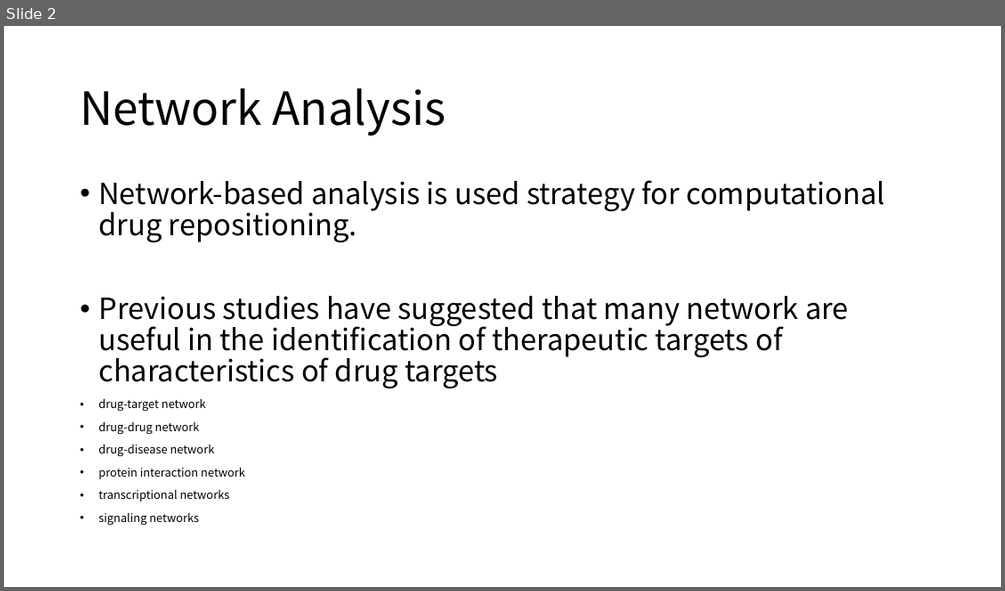
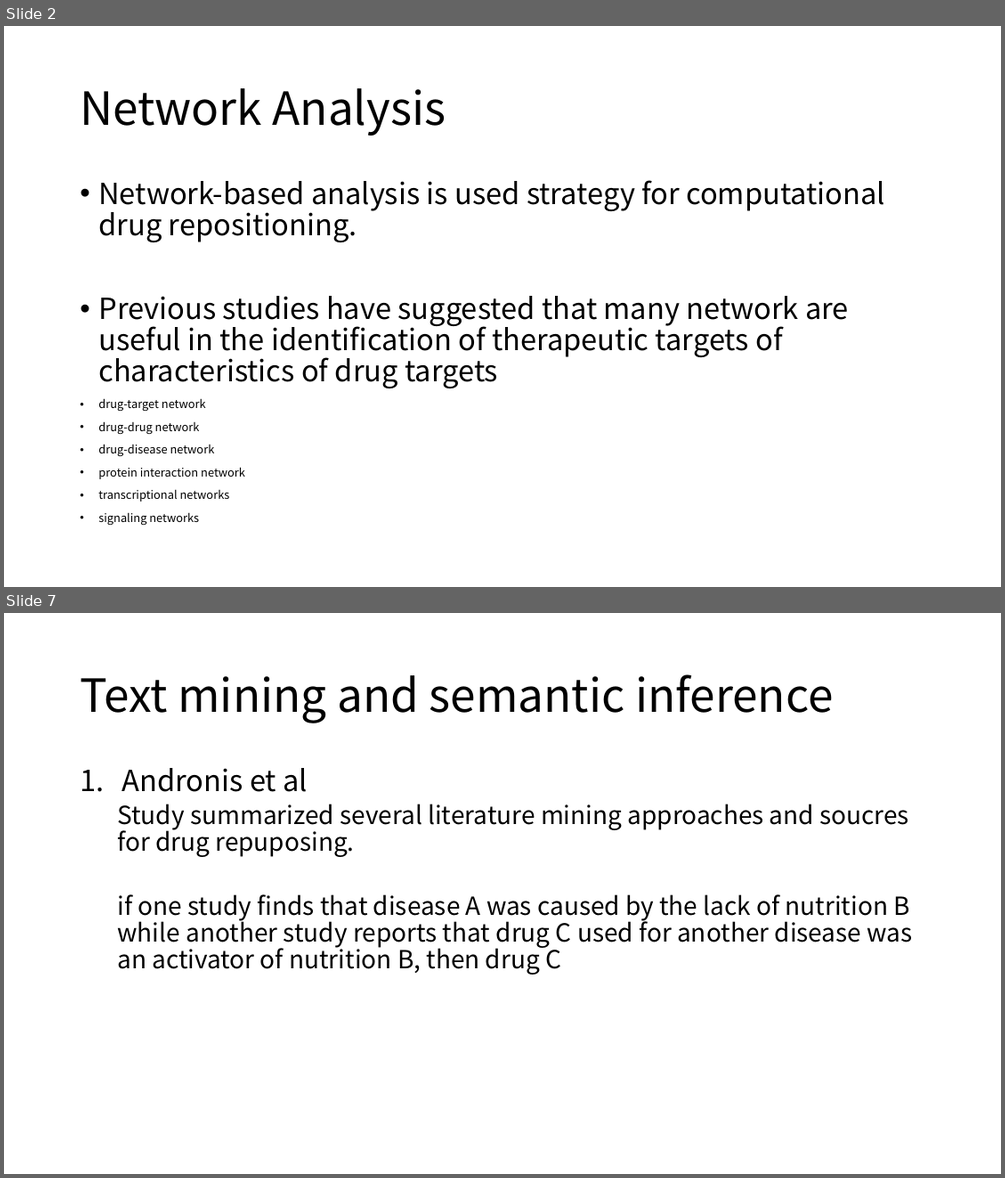
Before and after one commit to moklise/TIL, a slide deck: Review/[2] A Survey Off Current Trends In Computational Drug/A survey of current trends in computational drug.pptx. Shown one above the other, each under a label of ours: slide 2 before the commit, slides 2 and 7 after it; the slides between them are not shown. The pictures are 1005x591 and 1005x1178 pixels, drawn with LibreOffice and Linux fonts; fonts in the diff are those of the drawing. Boxes give left, top, right and bottom in pixels: in the first picture for what was removed or moved away, otherwise in the second. Text is boxed around its words. In the diff, an @@ line names an element or a change of style, - is before the commit and + after.

Commit message:
[Review] A survey of current trends in computational drug 160706

```diff
--- a/Review/[2] A Survey Off Current Trends In Computational Drug/A survey of current trends in computational drug.pptx
+++ b/Review/[2] A Survey Off Current Trends In Computational Drug/A survey of current trends in computational drug.pptx
@@ slide 7 added at (x1=4, y1=613, x2=1001, y2=1174), background #FFFFFF @@
@@ title added at (x1=80, y1=674, x2=833, y2=723), 44 pt, text #000000 @@
+Text mining and semantic inference
@@ text added at (x1=117, y1=768, x2=913, y2=974), 24 pt, text #000000 @@
+1. Andronis et al
+  Study summarized several literature mining approaches and soucres for drug repuposing.
+  if one study finds that disease A was caused by the lack of nutrition B while another study reports that drug C used for another disease was an activator of nutrition B, then drug C
```
Also in this commit, not shown: 1 slide changed, 9 other slides added, 1 other file.
